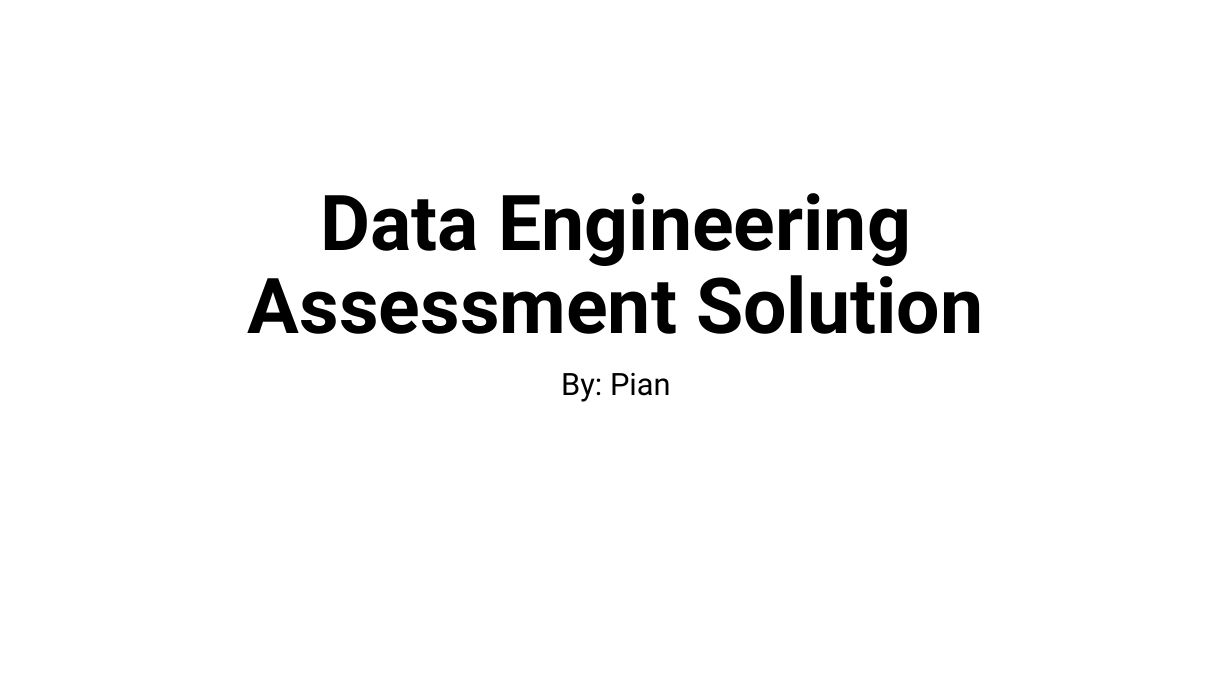
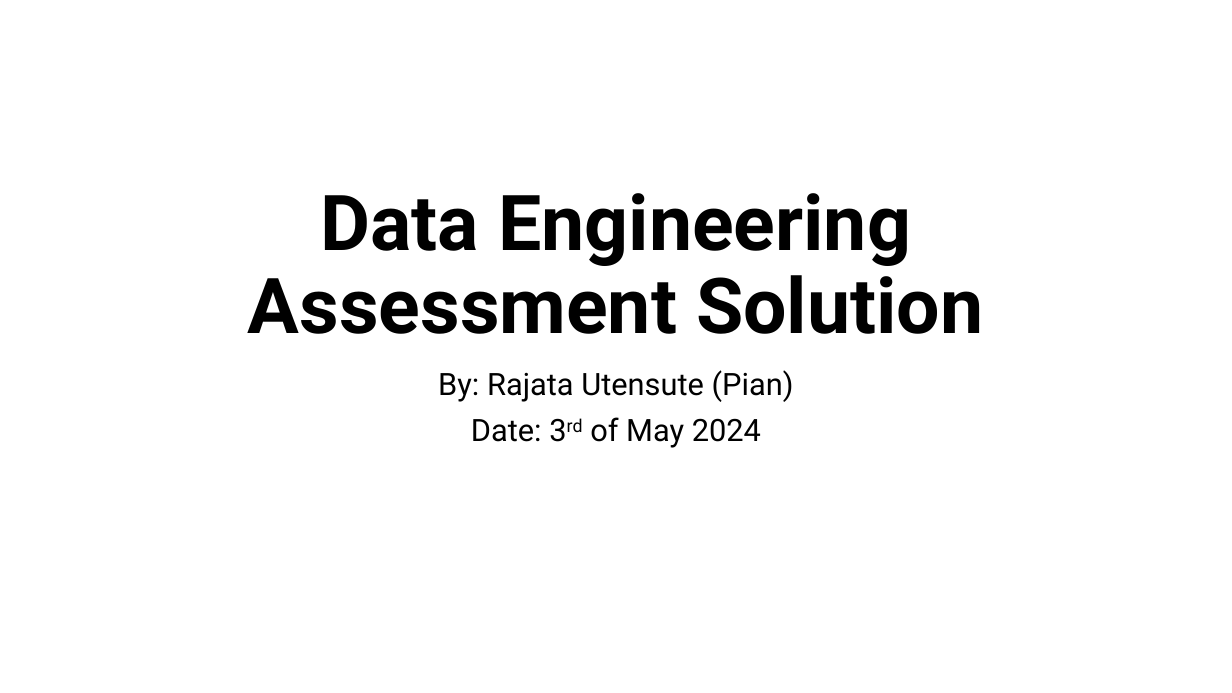
Before and after one commit to HiImPian/DEA_Rockfeather, a slide deck: slide 1 of DEA_solution.pptx. Drawn at 1232x693 pixels with LibreOffice and Linux fonts; fonts in the diff are those of the drawing. Boxes give left, top, right and bottom in pixels: in the first picture for what was removed or moved away, otherwise in the second. Text is boxed around its words. In the diff, an @@ line names an element or a change of style, - is before the commit and + after.

```diff
--- a/DEA_solution.pptx
+++ b/DEA_solution.pptx
@@ subtitle at [438,370,794,448]: text changed @@
-By: Pian
+By: Rajata Utensute (Pian)
+Date: 3rd of May 2024
```
Also in this commit, not shown: 8 other slides changed, 1 slide added, 4 slides removed, 3 other files.
